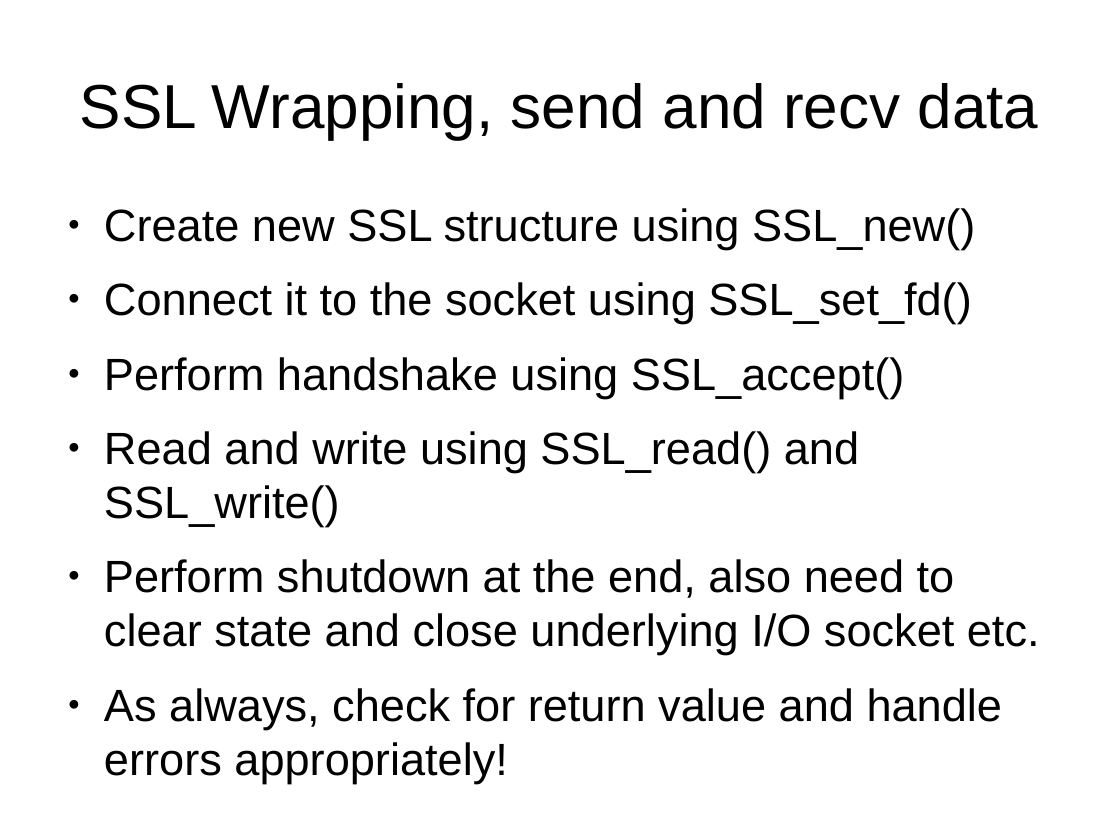
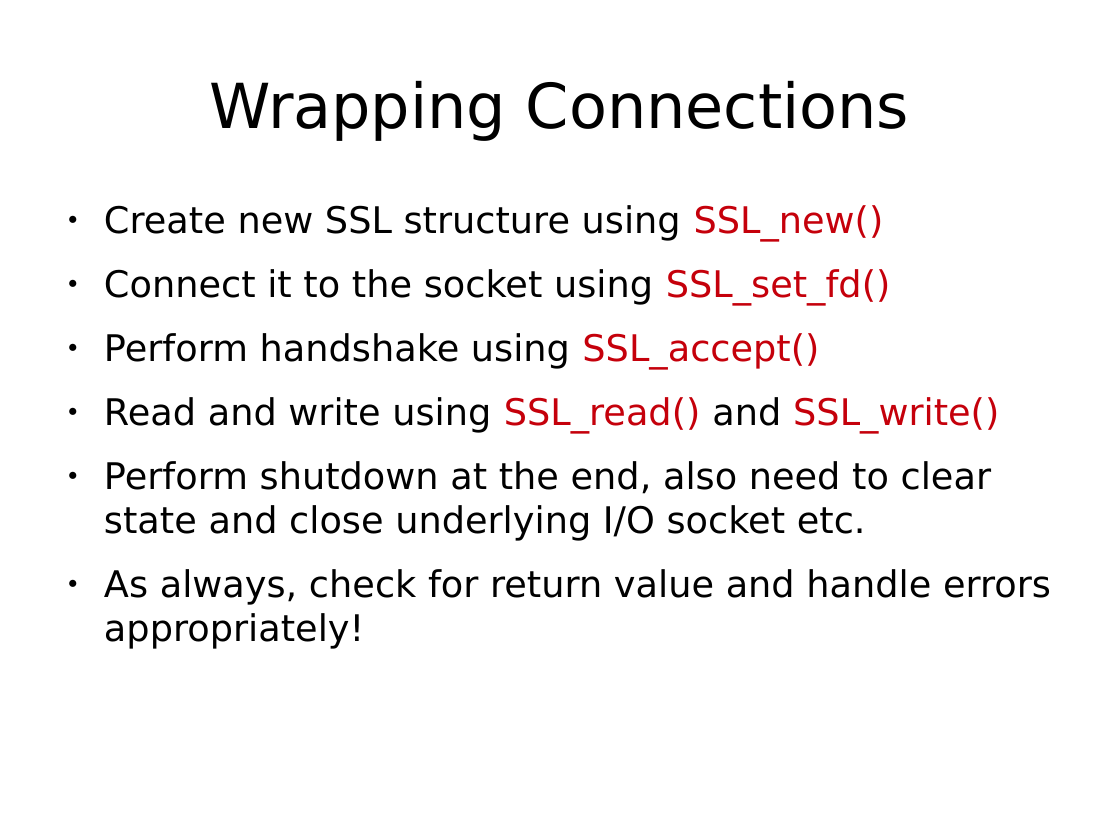
Before and after one commit to Jarvishappy/15-441-Recitation-Sessions, a slide deck: slide 25 of recitation6/src/recitation6.odp (slide 20 before the commit). Drawn at 1120x840 pixels with LibreOffice and Linux fonts; fonts in the diff are those of the drawing. Boxes give left, top, right and bottom in pixels: in the first picture for what was removed or moved away, otherwise in the second. Text is boxed around its words. In the diff, an @@ line names an element or a change of style, - is before the commit and + after.

```diff
--- a/recitation6/src/recitation6.odp
+++ b/recitation6/src/recitation6.odp
@@ title at (x1=209, y1=80, x2=909, y2=141): text changed; font Arial to DejaVu Sans @@
-SSL Wrapping, send and recv data
+Wrapping Connections
@@ text "Create new SSL structure using ..." at (x1=104, y1=205, x2=1051, y2=649): size 32 to 26 pt, font Arial to DejaVu Sans; text colour #000000 to #C5000B in "SSL_new()", "SSL_set_fd()", "SSL_accept()", "SSL_read() SSL_write()" @@
```
Also in this commit, not shown: 27 other slides changed, 16 slides added, 6 slides removed, 1 other file.
